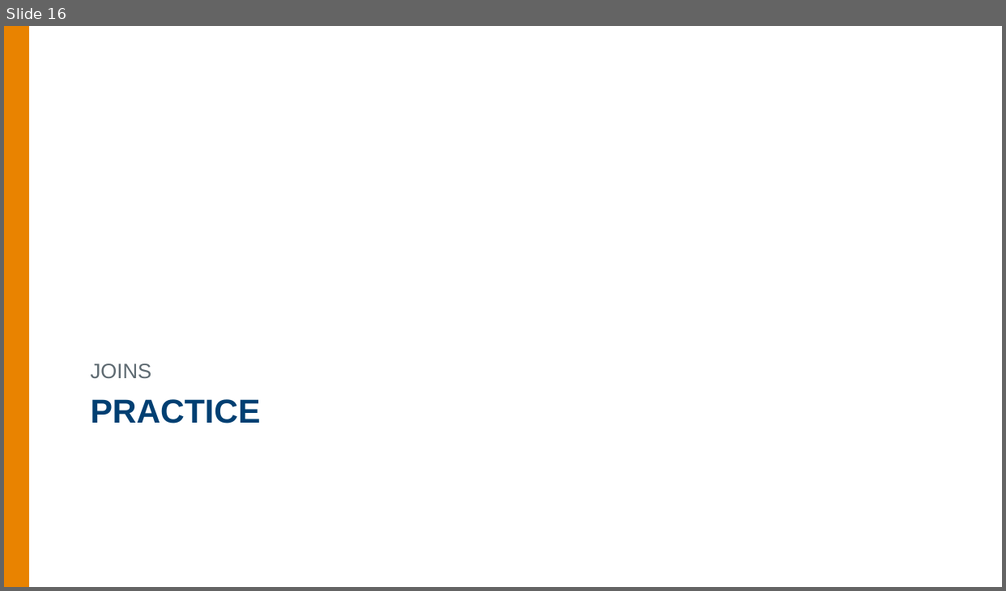
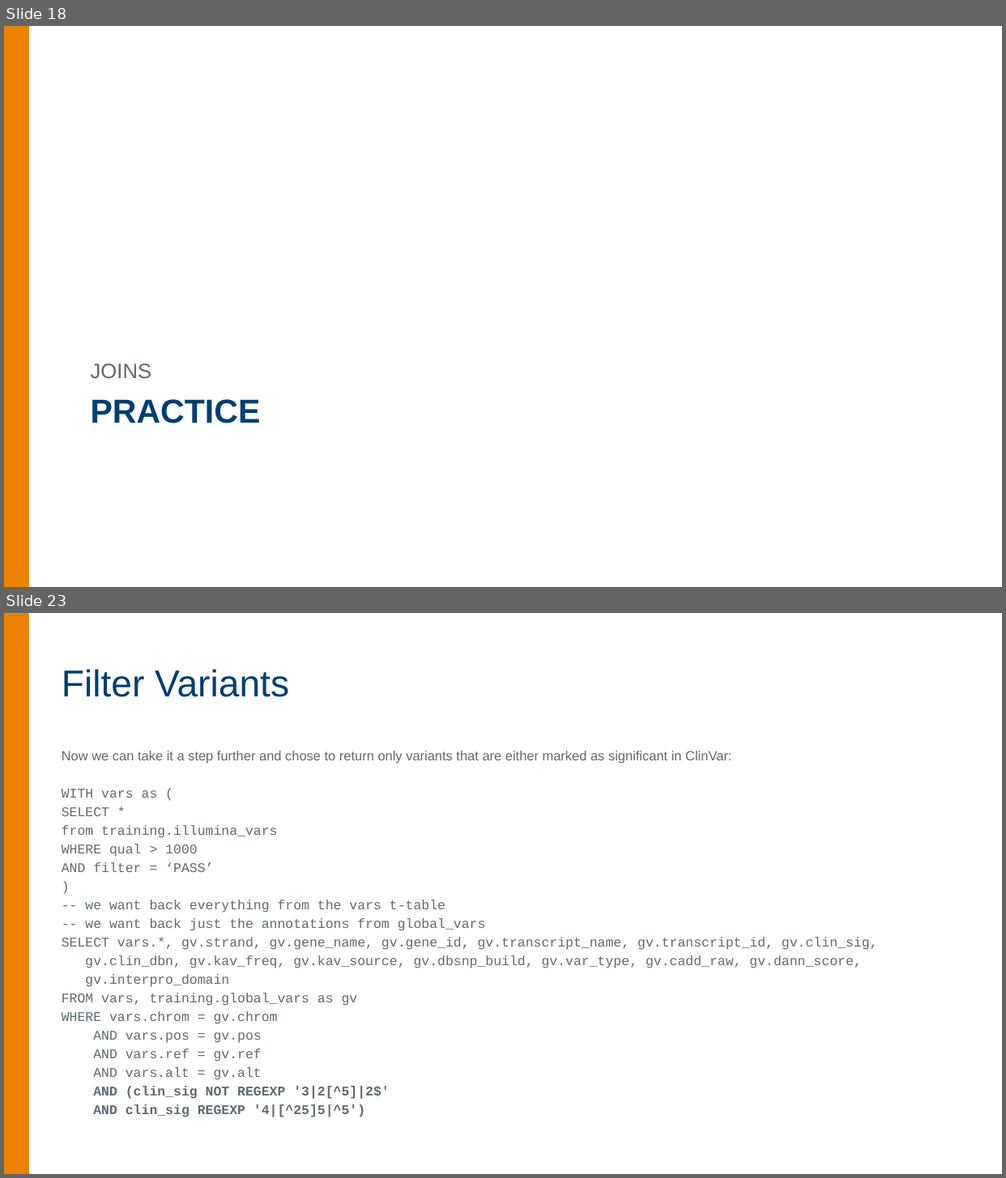
Before and after one commit to summerela/impala_scripts, a slide deck: training/Building Queries.pptx. Shown one above the other, each under a label of ours: slide 16 before the commit, slides 18 and 23 after it; the slides between them are not shown. The pictures are 1006x591 and 1006x1178 pixels, drawn with LibreOffice and Linux fonts; fonts in the diff are those of the drawing; background and template pictures are left out. Boxes give left, top, right and bottom in pixels: in the first picture for what was removed or moved away, otherwise in the second. Text is boxed around its words. In the diff, an @@ line names an element or a change of style, - is before the commit and + after.

```diff
--- a/training/Building Queries.pptx
+++ b/training/Building Queries.pptx
@@ slide 23 added at (4,613,1002,1174), background #FFFFFF; not listed: 1 template element that a slide beside it also shows @@
@@ title added at (62,669,289,697), 36 pt, text #003F72 @@
+Filter Variants
@@ text added at (62,751,878,1118), 12.8 pt, text #5E6A71 @@
+Now we can take it a step further and chose to return only variants that are either marked as significant in ClinVar:
+WITH vars as (
+SELECT *
+from training.illumina_vars
+WHERE qual > 1000
+AND filter = ‘PASS’
+)
+-- we want back everything from the vars t-table
+-- we want back just the annotations from global_vars
+SELECT vars.*, gv.strand, gv.gene_name, gv.gene_id, gv.transcript_name, gv.transcript_id, gv.clin_sig,
+gv.clin_dbn, gv.kav_freq, gv.kav_source, gv.dbsnp_build, gv.var_type, gv.cadd_raw, gv.dann_score,
+gv.interpro_domain
+FROM vars, training.global_vars as gv
+WHERE vars.chrom = gv.chrom
+AND vars.pos = gv.pos
+AND vars.ref = gv.ref
+AND vars.alt = gv.alt
+AND (clin_sig NOT REGEXP '3|2[^5]|2$'
+AND clin_sig REGEXP '4|[^25]5|^5')
@@ what was slide 16 is now slide 18 @@
```
Also in this commit, not shown: 2 slides changed, 6 other slides added, 1 slide removed, 4 other files.
